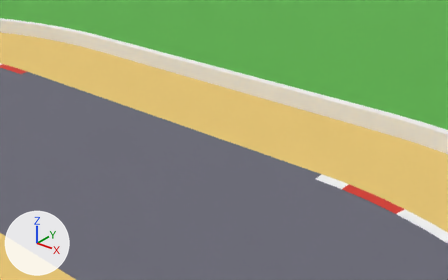
Renders of the glTF model assets/tracks/brands-patch/brands-patch.glb from each side of a commit.
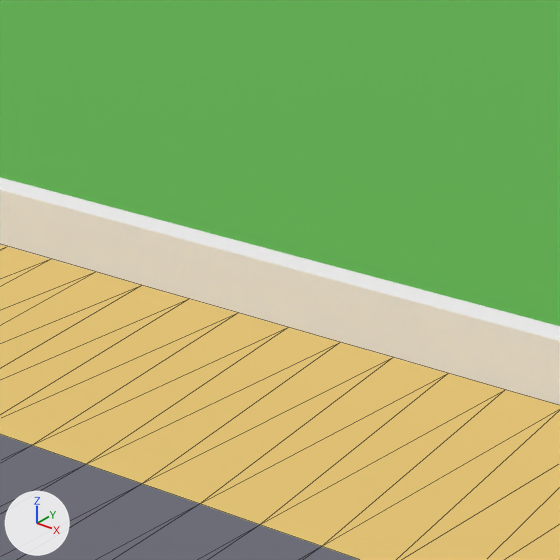
Each version appears first from a 50 mm camera at (-115.43, -68.43, 13.92) aimed at (-135.06, -43.89, -1.3), and next in a close-up on the part from 37% to 70% of the width and 3% to 55% of the height. Arrows for +X, +Y and +Z are at lower left; the lights stay in place. The older version's two pictures come first. The close-ups show mesh edges as thin lines. Where no turn or scale is listed for an object, it has been applied to the vertices.

Names of what the first close-up shows: 'Asphalt', 'Grass', 'SandRight', 'WallRight'.
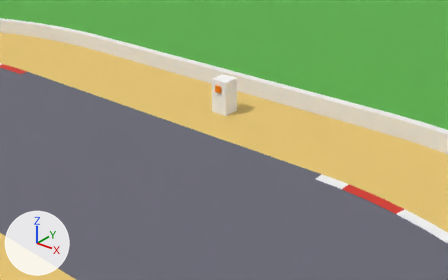
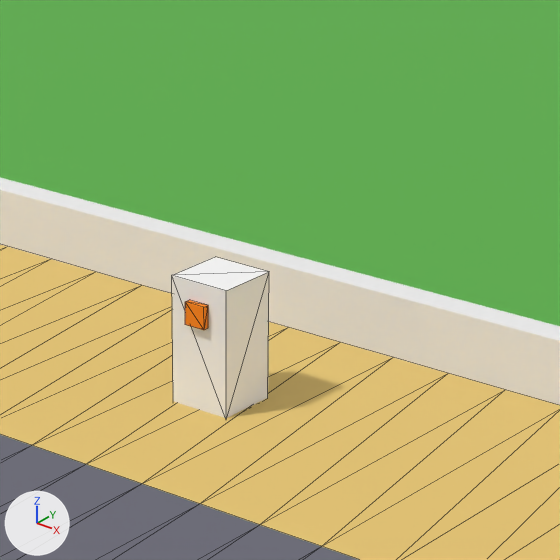
Location of each change, [x1, y1, x2, y2] in pixels of the close-ups (560 x 560 px):
'MarshalPost.00.board', added
    after: [172, 257, 269, 418]
'MarshalPost.00.chevron', added (orange)
    after: [185, 300, 208, 330]

The change, as a diff of the scene's bpy script:
```diff
--- a/assets/tracks/brands-patch/brands-patch.glb.py
+++ b/assets/tracks/brands-patch/brands-patch.glb.py
@@ me_marshalpost_00_chevron @@
+me_marshalpost_00_chevron.from_pydata(...)  # a box spanning x -135.919..-135.569, y -43.6..-43.5, z 1.3..1.65
+me_marshalpost_00_chevron.materials.append(mat_chevron)  # orange #ff8800
@@ me_marshalpost_00_board @@
+me_marshalpost_00_board.from_pydata([(-135.24, -42.5, -0.05), (-135.24, -43.5, -0.05), (-135.24, -43.5, 1.95), (-135.24, -42.5, 1.95), (-136.24, -42.5, -0.05), (-136.24, -43.5, -0.05), (-136.24, -43.5, 1.95), (-136.24, -42.5, 1.95)], [], [(3, 2, 1), (3, 1, 0), (4, 5, 6), (4, 6, 7), (4, 7, 3), (4, 3, 0), (1, 2, 6), (1, 6, 5), (3, 7, 6), (3, 6, 2)])
+me_marshalpost_00_board.materials.append(mat_board)  # white #fafafa
@@ ob_marshalpost_00_chevron @@
+ob_marshalpost_00_chevron = bpy.data.objects.new('MarshalPost.00.chevron', me_marshalpost_00_chevron)
+ob_marshalpost_00_chevron.location = (0.0, 0.0, 0.0)
@@ ob_marshalpost_00_board @@
+ob_marshalpost_00_board = bpy.data.objects.new('MarshalPost.00.board', me_marshalpost_00_board)
+ob_marshalpost_00_board.location = (0.0, 0.0, 0.0)
```
